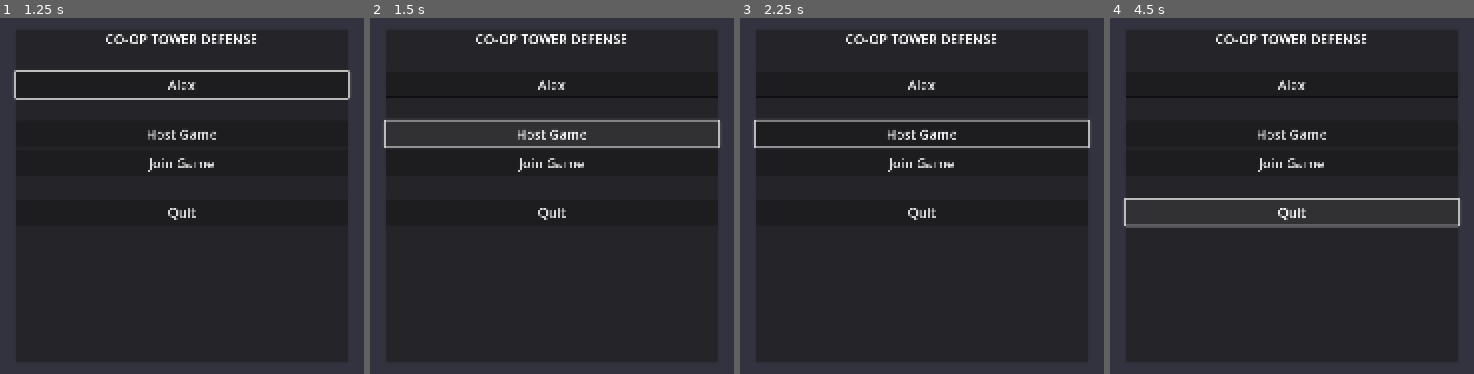
Above: before the commit, frames 1-4 (left to right).
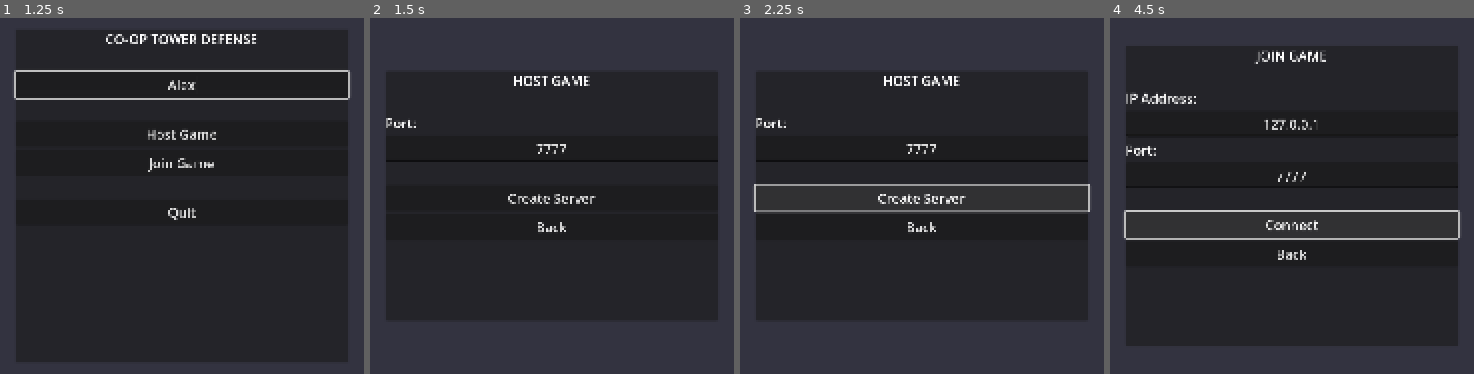
Above: after the commit, the same moments.

Repository: mdsmith-91/tower-defense
Game: Godot game, scene res://scenes/ui/main_menu.tscn
Two runs of this game, one before a commit and one after it. Both use one fixed random seed, a clock stepped at 60 frames per second and the inputs below.
Inputs (mouse positions are in pixels of both pictures, inside the frame that each line leads up to):
- Up to frame 1 (1.25 s): click (182, 85) at 0.52 s; type "Alex" at 0.6 s
- Up to frame 2 (1.5 s): click "Host Game" at 1.25 s
- Up to frame 3 (2.25 s): click (922, 199) at 2 s, where only the run after the commit has a clickable "Create Server"
- Up to frame 4 (4.5 s): click (1292, 228) at 2.75 s, where only the run after the commit has a clickable "Back"; click "Join Game" at 3.5 s; click (1292, 224) at 4.25 s, where only the run after the commit has a clickable "Connect"

Frame 1 is identical in both runs. In frame 2, 3.3% of the frame differs, in the area x 3-97%, y 4-61%; in frame 3, 4.4%; in frame 4, 5.1%, in the area x 3-97%, y 4-68%.
Error before the commit: Parse Error: Unrecognized annotation: "@ontml". (res://scripts/ui/main_menu.gd:24)

Commit message:
Fix syntax error in main_menu.gd
Fixed typo on line 24: @ontml:parameter -> @onready var
This was preventing the game from starting.

🤖 Generated with [Claude Code](https://claude.com/claude-code)

Co-Authored-By: Claude Sonnet 4.5 <noreply@anthropic.com>

Diff:
--- a/scripts/ui/main_menu.gd
+++ b/scripts/ui/main_menu.gd
@@ -21,7 +21,7 @@
 @onready var ip_input = $JoinPanel/VBoxContainer/IPInput
 @onready var join_port_input = $JoinPanel/VBoxContainer/PortInput
 @onready var connect_button = $JoinPanel/VBoxContainer/ConnectButton
-@ontml:parameter name="join_back_button = $JoinPanel/VBoxContainer/BackButton
+@onready var join_back_button = $JoinPanel/VBoxContainer/BackButton
 
 # Lobby panel
 @onready var player_list = $LobbyPanel/VBoxContainer/PlayerList
